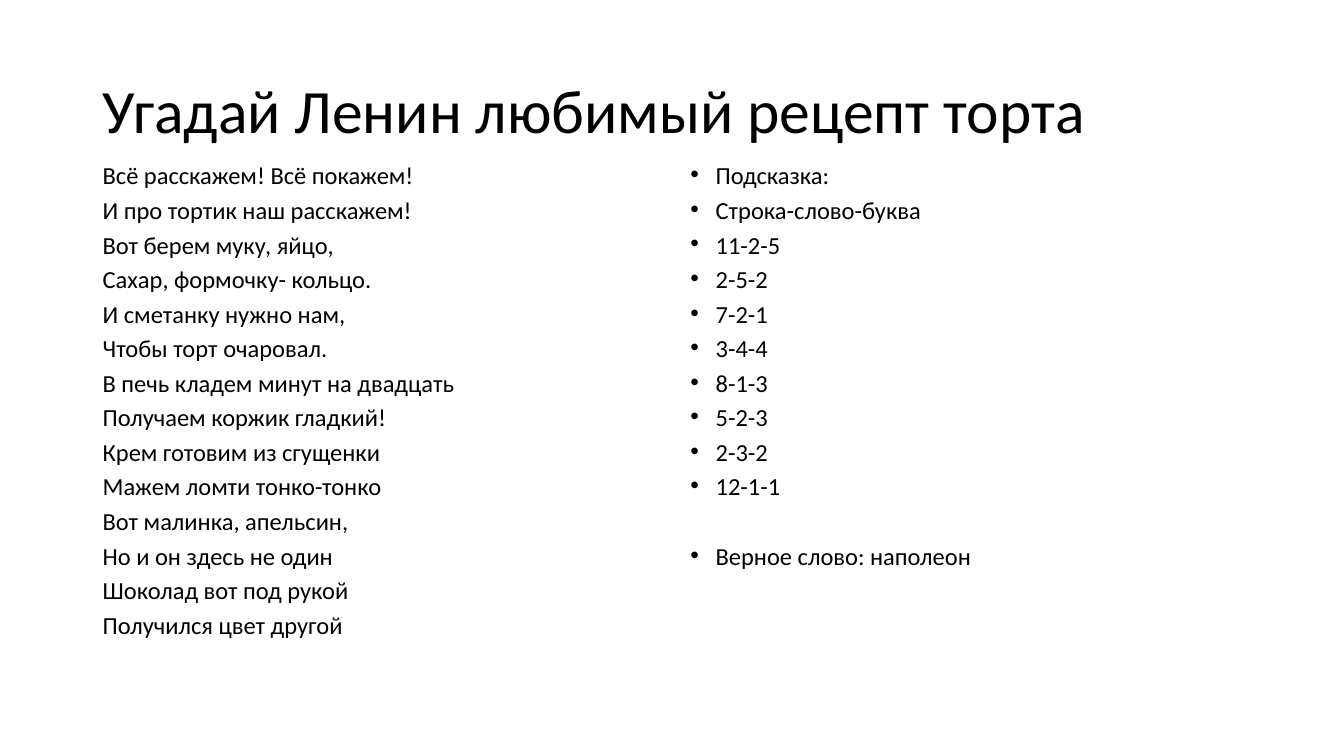
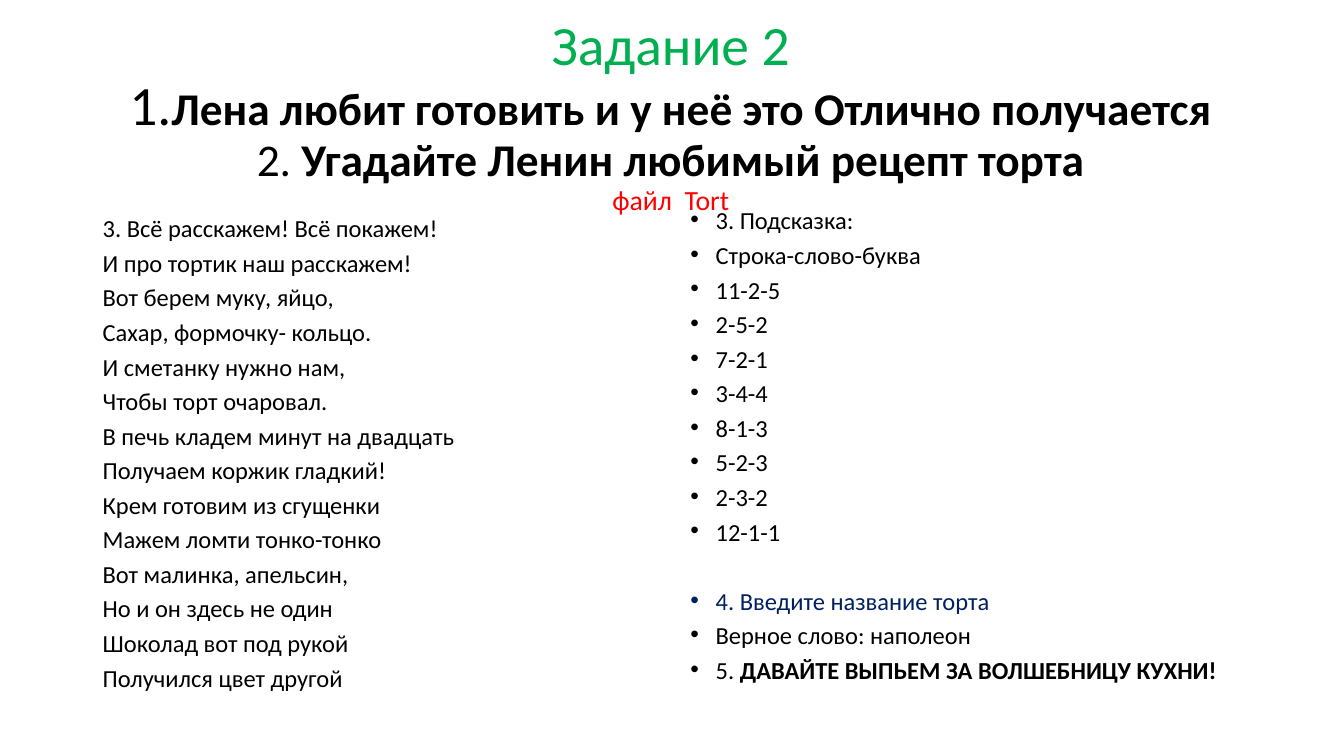
Before and after one commit to vvaassiihhaa/masha, a slide deck: slide 2 of КВЕСТ/Kvest 0504.pptx. Drawn at 1344x756 pixels with LibreOffice and Linux fonts; fonts in the diff are those of the drawing. Boxes give left, top, right and bottom in pixels: in the first picture for what was removed or moved away, otherwise in the second. Text is boxed around its words. In the diff, an @@ line names an element or a change of style, - is before the commit and + after.

```diff
--- a/КВЕСТ/Kvest 0504.pptx
+++ b/КВЕСТ/Kvest 0504.pptx
@@ title at bbox=[129, 29, 1211, 217]: text changed; size 44 to 32.4 pt; bold on @@
-Угадай Ленин любимый рецепт торта
+Задание 2
+1.Лена любит готовить и у неё это Отлично получается
+2. Угадайте Ленин любимый рецепт торта
+файл Tort
@@ text "3. Подсказка:": place and size @@
-text "3. Подсказка:" at bbox=[716, 168, 971, 569]
+text "3. Подсказка:" at bbox=[716, 210, 1217, 683]
@@ text "3. Всё расскажем! Всё покажем!": place and size @@
-text "3. Всё расскажем! Всё покажем!" at bbox=[103, 167, 454, 638]
+text "3. Всё расскажем! Всё покажем!" at bbox=[103, 220, 454, 691]
@@ text at bbox=[103, 220, 437, 241]: text changed @@
-Всё расскажем! Всё покажем!
+3. Всё расскажем! Всё покажем!
@@ text at bbox=[716, 210, 854, 233]: text changed @@
-• Подсказка:
+• 3. Подсказка:
@@ text at bbox=[716, 594, 989, 614]: paragraph added @@
+• 4. Введите название торта
@@ text at bbox=[716, 659, 1217, 683]: paragraph added @@
+• 5. ДАВАЙТЕ ВЫПЬЕМ ЗА ВОЛШЕБНИЦУ КУХНИ!
```
Also in this commit, not shown: 3 other slides changed, 5 slides added, 3 slides removed, 1 other file.
